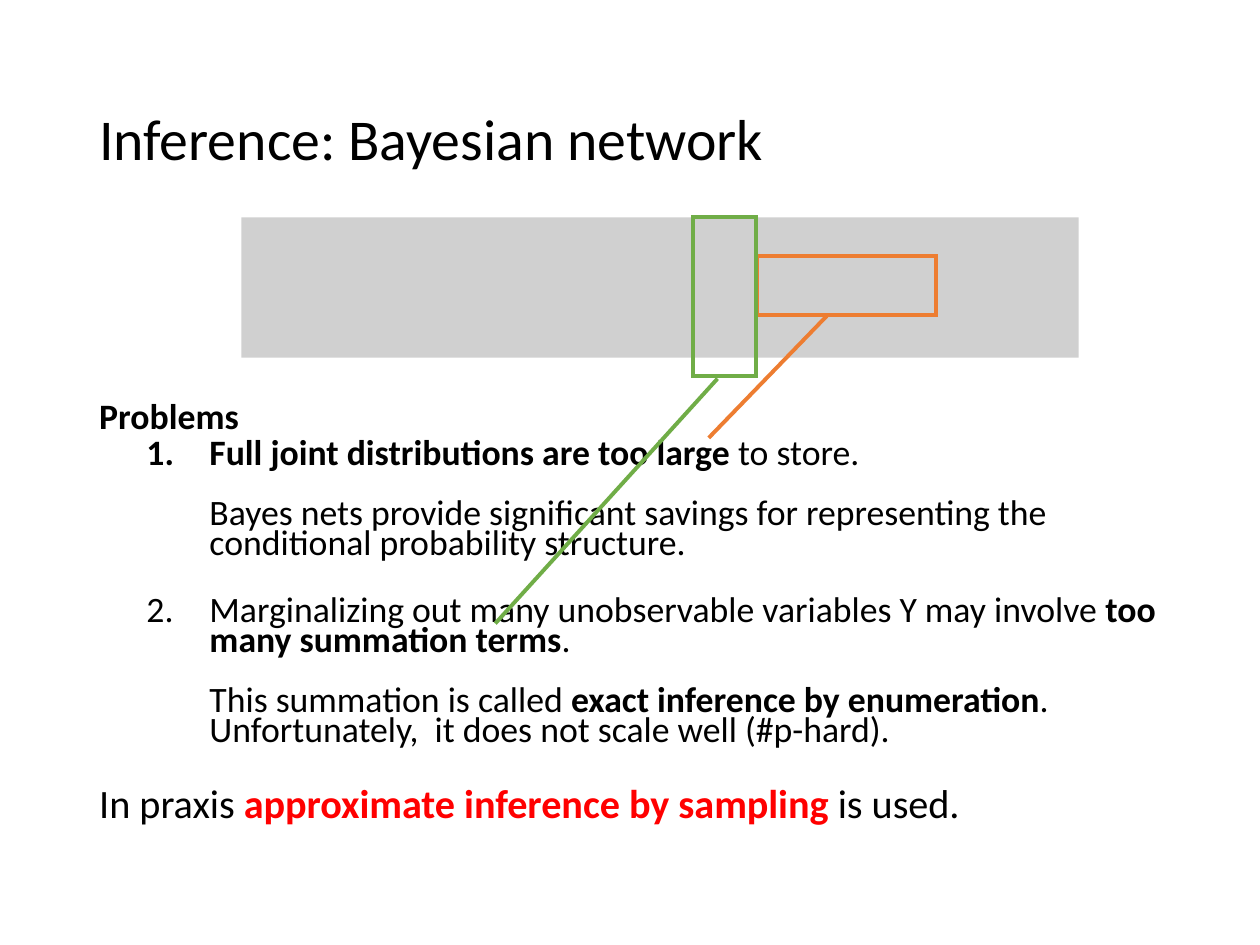
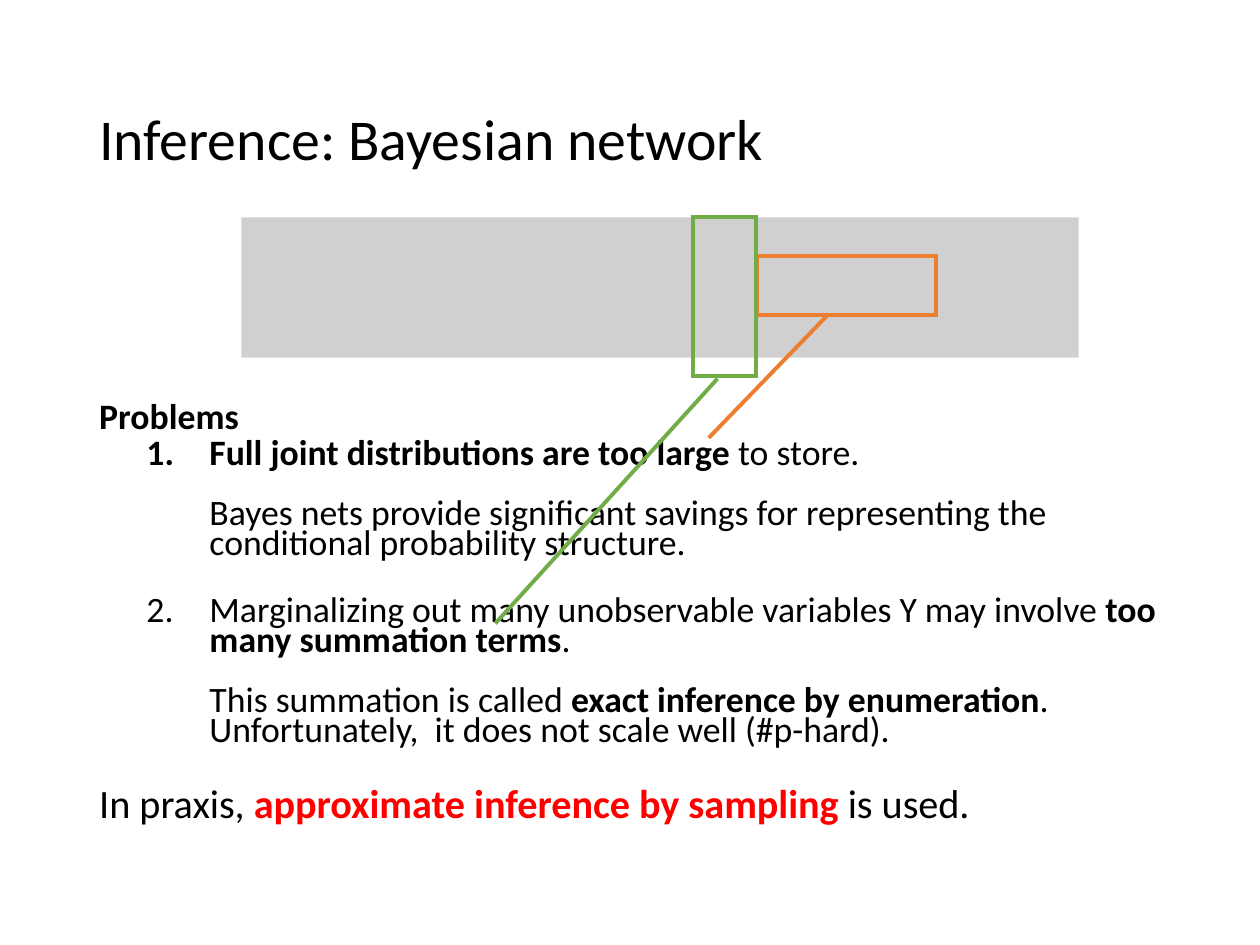
Before and after one commit to mhahsler/CS7320-AI, a slide deck: slide 22 of slides/13_bayes_nets.pptx. Drawn at 1260x945 pixels with LibreOffice and Linux fonts; fonts in the diff are those of the drawing; grey boxes stand for pictures. Boxes give left, top, right and bottom in pixels: in the first picture for what was removed or moved away, otherwise in the second. Text is boxed around its words. In the diff, an @@ line names an element or a change of style, - is before the commit and + after.

```diff
--- a/slides/13_bayes_nets.pptx
+++ b/slides/13_bayes_nets.pptx
@@ text at (99, 789, 970, 825): text changed @@
-In praxis approximate inference by sampling is used.
+In praxis, approximate inference by sampling is used.
```
Also in this commit, not shown: 4 other slides changed, 3 other files.
